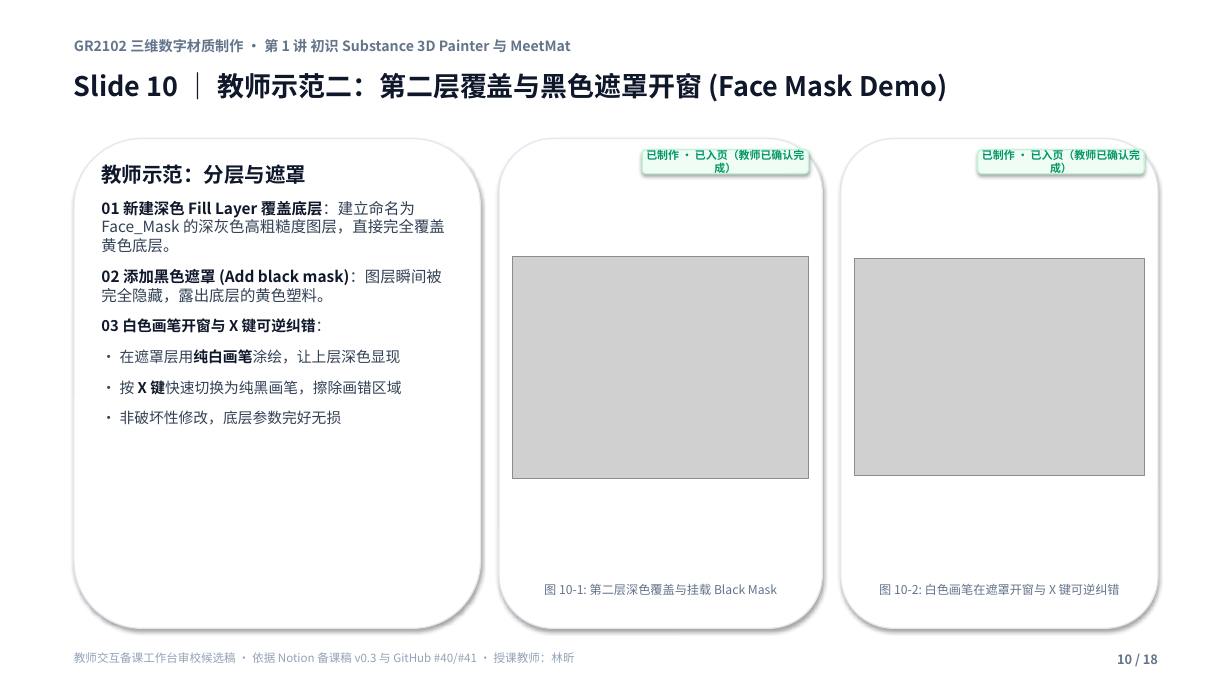
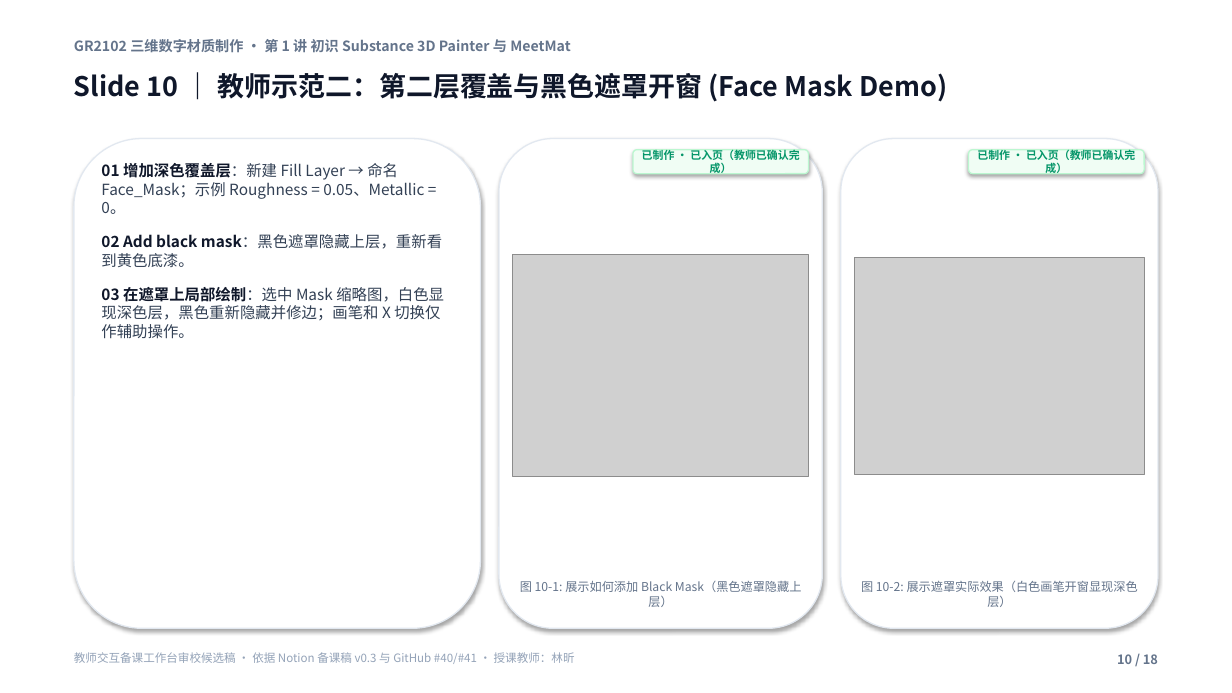
Before and after one commit to carllx/corso-pbr-materials, a slide deck: slide 10 of W1_MeetMat_18slides_teacher_review.pptx. Drawn at 1232x693 pixels with LibreOffice and Linux fonts; fonts in the diff are those of the drawing; grey boxes stand for pictures. Boxes give left, top, right and bottom in pixels: in the first picture for what was removed or moved away, otherwise in the second. Text is boxed around its words. In the diff, an @@ line names an element or a change of style, - is before the commit and + after.

Commit message:
fix(teaching): align Slide 10-12 with Notion v0.3 and refactor generator to data-driven (#40)
- Refactor build_w1_slides.py to dynamically render slide content and questions directly from slides_data.json
- Correct Slide 10 text to exact Notion spec (Roughness=0.05, X key auxiliary role)
- Align Slide 11 student follow-along steps without premature shortcut mandates (visible UI priority)
- Align Slide 12 title and questions with Microfacet reflection clarity focus
- Audit Slide 07 3rd screenshot confirming it depicts Display Settings -> Environment Map entrance rather than exposure/rotation
- Add Section 3 in image register auditing public repository licensing risks for 3rd-party assets (Slide 05 Molly commercial IP, Slide 12 textbook diagram)
- Regenerate W1_MeetMat_18slides_teacher_review.pptx, W1_MeetMat_18slides_preview.pdf, and W1_MeetMat_18slides_overview.png

```diff
--- a/W1_MeetMat_18slides_teacher_review.pptx
+++ b/W1_MeetMat_18slides_teacher_review.pptx
@@ rounded rectangle "已制作 · 已入页（教师已确认完成）": place and size @@
-rounded rectangle "已制作 · 已入页（教师已确认完成）" at [642,150,809,174]
+rounded rectangle "已制作 · 已入页（教师已确认完成）" at [633,150,809,174]
@@ rounded rectangle "已制作 · 已入页（教师已确认完成）": place and size @@
-rounded rectangle "已制作 · 已入页（教师已确认完成）" at [978,150,1144,174]
+rounded rectangle "已制作 · 已入页（教师已确认完成）" at [969,150,1144,174]
@@ text at [101,163,444,339]: text changed @@
-教师示范：分层与遮罩
-01 新建深色 Fill Layer 覆盖底层：建立命名为 Face_Mask 的深灰色高粗糙度图层，直接完全覆盖黄色底层。
-02 添加黑色遮罩 (Add black mask)：图层瞬间被完全隐藏，露出底层的黄色塑料。
-03 白色画笔开窗与 X 键可逆纠错：
-• 在遮罩层用纯白画笔涂绘，让上层深色显现
-• 按 X 键快速切换为纯黑画笔，擦除画错区域
-• 非破坏性修改，底层参数完好无损
+01 增加深色覆盖层：新建 Fill Layer → 命名 Face_Mask；示例 Roughness = 0.05、Metallic = 0。
+02 Add black mask：黑色遮罩隐藏上层，重新看到黄色底漆。
+03 在遮罩上局部绘制：选中 Mask 缩略图，白色显现深色层，黑色重新隐藏并修边；画笔和 X 切换仅作辅助操作。
@@ text at [520,581,801,607]: text changed @@
-图 10-1: 第二层深色覆盖与挂载 Black Mask
+图 10-1: 展示如何添加 Black Mask（黑色遮罩隐藏上层）
@@ text at [861,581,1138,607]: text changed @@
-图 10-2: 白色画笔在遮罩开窗与 X 键可逆纠错
+图 10-2: 展示遮罩实际效果（白色画笔开窗显现深色层）
```
Also in this commit, not shown: 17 other slides changed, 5 other files.
